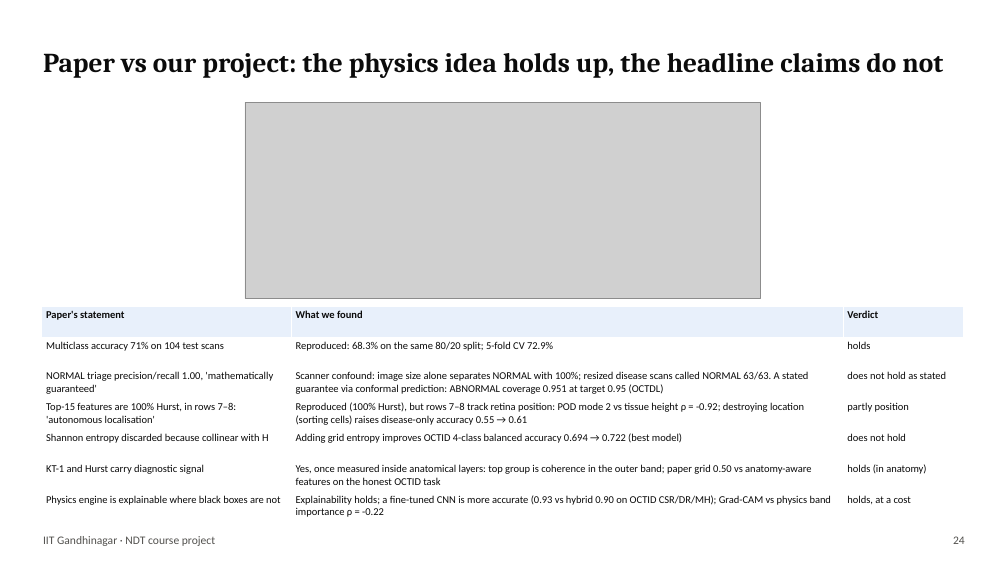
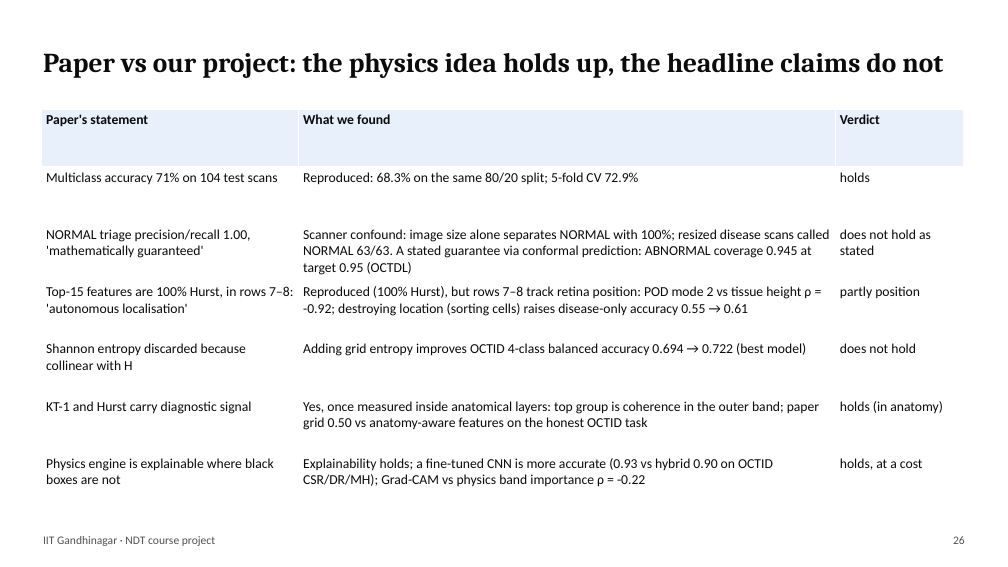
Before and after one commit to Harsh-jain12/retinal-oct-physics-ml, a slide deck: slide 26 of presentation/Retinal_OCT_Physics_ML.pptx (slide 24 before the commit). Drawn at 1008x567 pixels with LibreOffice and Linux fonts; fonts in the diff are those of the drawing; grey boxes stand for pictures. Boxes give left, top, right and bottom in pixels: in the first picture for what was removed or moved away, otherwise in the second. Text is boxed around its words. In the diff, an @@ line names an element or a change of style, - is before the commit and + after.

```diff
--- a/presentation/Retinal_OCT_Physics_ML.pptx
+++ b/presentation/Retinal_OCT_Physics_ML.pptx
@@ table at (42,110,964,510) @@
-row 3, column 2: Scanner confound: image size alone separates NORMAL with 100%; resized disease scans called NORMAL 63/63. A stated guarantee via conformal prediction: ABNORMAL coverage 0.951 at target 0.95 (OCTDL)
+row 3, column 2: Scanner confound: image size alone separates NORMAL with 100%; resized disease scans called NORMAL 63/63. A stated guarantee via conformal prediction: ABNORMAL coverage 0.945 at target 0.95 (OCTDL)
@@ size 10 to 13 pt in "Paper's statement", "What we found", "Verdict", "Multiclass accuracy 71% on 104 test scans" and 16 more places @@
@@ table: place and size @@
-table at (42,306,964,522)
+table at (42,110,964,510)
@@ picture removed at (245,102,761,299) @@
@@ text at (953,536,965,544): text changed @@
-24
+26
```
Also in this commit, not shown: 8 other slides changed, 2 slides added, 20 other files.
